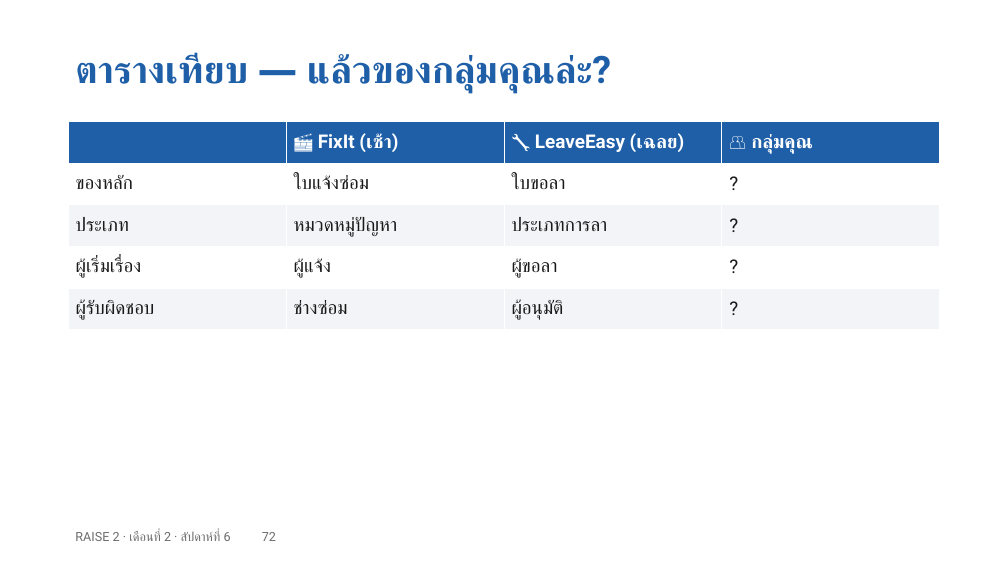
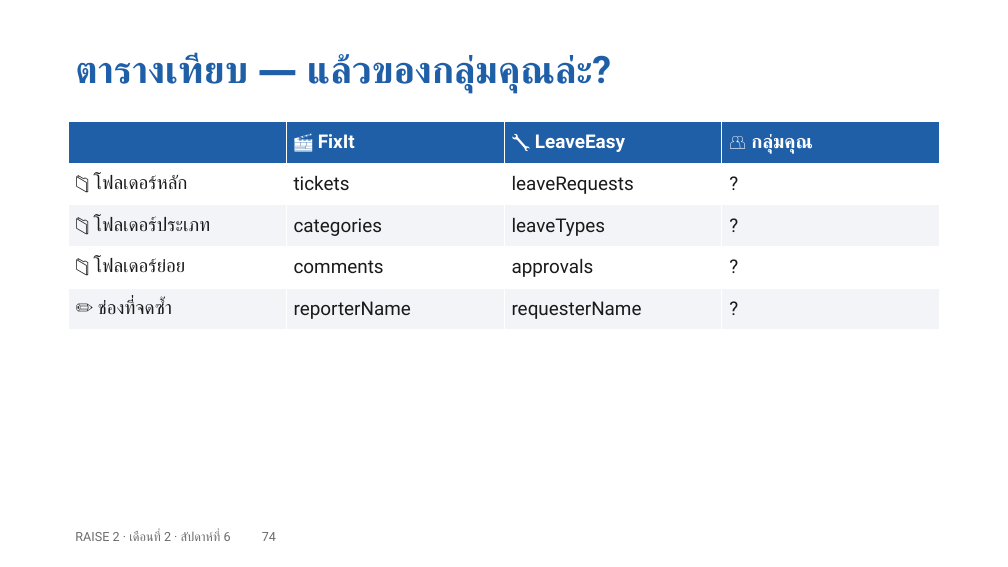
Before and after one commit to cnacha-mfu/raise2-module2, a slide deck: slide 74 of materials/week6/w6-slides.pptx (slide 72 before the commit). Drawn at 1008x567 pixels with LibreOffice and Linux fonts; fonts in the diff are those of the drawing. Boxes give left, top, right and bottom in pixels: in the first picture for what was removed or moved away, otherwise in the second. Text is boxed around its words. In the diff, an @@ line names an element or a change of style, - is before the commit and + after.

```diff
--- a/materials/week6/w6-slides.pptx
+++ b/materials/week6/w6-slides.pptx
@@ table at [68, 122, 939, 330] @@
-row 1, column 2: 🎬 FixIt (เช้า)
+row 1, column 2: 🎬 FixIt
-row 1, column 3: 🔧 LeaveEasy (เฉลย)
+row 1, column 3: 🔧 LeaveEasy
-row 2: ของหลัก | ใบแจ้งซ่อม | ใบขอลา | ?
+row 2: 📁 โฟลเดอร์หลัก | tickets | leaveRequests | ?
-row 3: ประเภท | หมวดหมู่ปัญหา | ประเภทการลา | ?
+row 3: 📁 โฟลเดอร์ประเภท | categories | leaveTypes | ?
-row 4: ผู้เริ่มเรื่อง | ผู้แจ้ง | ผู้ขอลา | ?
+row 4: 📁 โฟลเดอร์ย่อย | comments | approvals | ?
-row 5: ผู้รับผิดชอบ | ช่างซ่อม | ผู้อนุมัติ | ?
+row 5: ✏️ ช่องที่จดซ้ำ | reporterName | requesterName | ?
@@ text at [75, 531, 276, 541]: text changed @@
-RAISE 2 · เดือนที่ 2 · สัปดาห์ที่ 6 72
+RAISE 2 · เดือนที่ 2 · สัปดาห์ที่ 6 74
```
Also in this commit, not shown: 39 other slides changed, 36 slides added, 33 slides removed, 24 other files.
